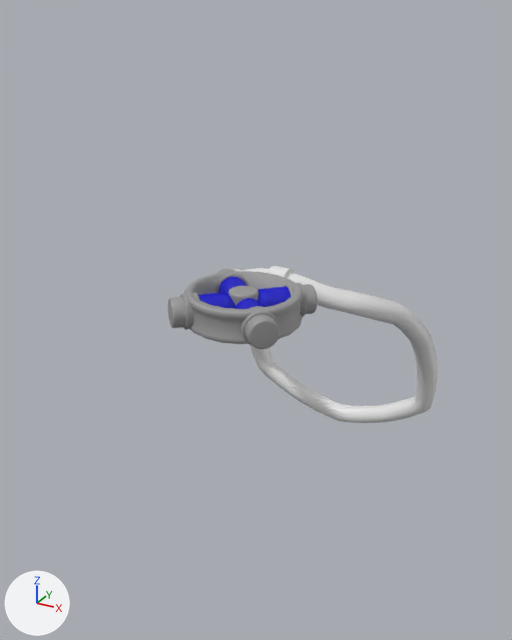
Before and after pictures for a commit that changed the FBX model Objects/Mesh/Equipment/NecklaceLamp.fbx.
One viewpoint serves both versions: a 50 mm camera at (0.0114, -0.0198, 0.01) aimed at (-0.0005, 0.0018, -0.0008). The lights are fixed; the arrows at lower left show +X, +Y and +Z. Where no turn or scale is listed for an object, it has been applied to the vertices. Vertices at the same position are counted once.

Names of what the first picture shows: 'male_outfit_farmhand_jacket_comb.002'.
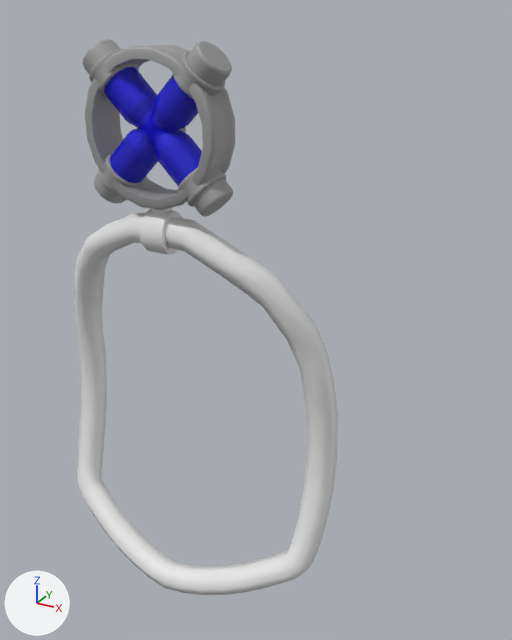
Commit message: Necklace object updated

What differs and where, as boxes [x1, y1, x2, y2] in the pictures (512 x 640 px; the box of a moved part takes in the faces that stretch with it):
'male_outfit_farmhand_jacket_comb.002', reshaped (253% taller): before [168, 266, 438, 423]; after [74, 39, 338, 595]
part 1 of me_male_outfit_farmhand_jacket_comb_002mesh, moved or reshaped: before [267, 266, 294, 278]; after [139, 208, 182, 254]
part 2 of me_male_outfit_farmhand_jacket_comb_002mesh, moved or reshaped: before [228, 286, 259, 305]; after [179, 127, 186, 132]
part 3 of me_male_outfit_farmhand_jacket_comb_002mesh, moved or reshaped: before [216, 270, 263, 309]; after [98, 75, 198, 196]
part 4 of me_male_outfit_farmhand_jacket_comb_002mesh, moved or reshaped: before [218, 269, 231, 273]; after [94, 174, 127, 204]
part 5 of me_male_outfit_farmhand_jacket_comb_002mesh, moved or reshaped: before [245, 314, 280, 349]; after [187, 41, 232, 86]
part 6 of me_male_outfit_farmhand_jacket_comb_002mesh, moved or reshaped: before [241, 306, 279, 345]; after [173, 51, 225, 99]
part 7 of me_male_outfit_farmhand_jacket_comb_002mesh, moved or reshaped: before [198, 283, 307, 317]; after [104, 67, 226, 207]
part 8 of me_male_outfit_farmhand_jacket_comb_002mesh, moved or reshaped: before [303, 284, 317, 314]; after [193, 179, 233, 217]
part 9 of me_male_outfit_farmhand_jacket_comb_002mesh, moved or reshaped: before [168, 296, 186, 328]; after [82, 39, 120, 75]
part 10 of me_male_outfit_farmhand_jacket_comb_002mesh, moved or reshaped: before [180, 292, 200, 330]; after [89, 49, 139, 97]
part 11 of me_male_outfit_farmhand_jacket_comb_002mesh, moved or reshaped: before [184, 271, 303, 344]; after [85, 45, 235, 210]
part 12 of me_male_outfit_farmhand_jacket_comb_002mesh, moved or reshaped: before [232, 268, 438, 423]; after [74, 212, 338, 595]

Edits to the bpy script that builds the scene:
```text
Change me_male_outfit_farmhand_jacket_comb_002mesh:
    where me_male_outfit_farmhand_jacket_comb_002mesh.from_pydata(...)  # 2633 vertices, 4904 faces; spans x -0.00486..0.00486, y -0.00216..0.01039, z -0.00947..0.00117
    used by ob_male_outfit_farmhand_jacket_comb_002; location = (0.0, 0.0, 0.0)
    me_male_outfit_farmhand_jacket_comb_002mesh part 1: the loose piece of 116 vertices spanning x -0.0004..0.0004, y 0.0019..0.00337, z -0.00009..0.00107 is turned -89.7 degrees about the x axis through its middle, then moved by (0.0, -0.00706, 0.00401)
    me_male_outfit_farmhand_jacket_comb_002mesh part 2: the loose piece of 81 vertices spanning x -0.00052..0.00052, y -0.00052..0.00053, z 0.00061..0.00112 is turned -89.7 degrees about the x axis through its middle, then moved by (0.0, -0.00407, 0.00627)
    me_male_outfit_farmhand_jacket_comb_002mesh part 3: the loose piece of 424 vertices spanning x -0.00192..0.00168, y -0.00168..0.00193, z -0.0001..0.00114 is turned -89.7 degrees about the x axis through its middle, then moved by (0.0, -0.00453, 0.0065)
    me_male_outfit_farmhand_jacket_comb_002mesh part 4: the loose piece of 81 vertices spanning x -0.00214..-0.00108, y 0.0011..0.00216, z -0.00001..0.00105 is turned -89.7 degrees about the x axis through its middle, then moved by (0.0, -0.00604, 0.00499)
    me_male_outfit_farmhand_jacket_comb_002mesh part 5: the loose piece of 81 vertices spanning x 0.00109..0.00215, y -0.00216..-0.0011, z 0.00002..0.00108 is turned -89.7 degrees about the x axis through its middle, then moved by (0.0, -0.00275, 0.00822)
    me_male_outfit_farmhand_jacket_comb_002mesh part 6: the loose piece of 211 vertices spanning x 0.00071..0.00193, y -0.00193..-0.00072, z -0.00007..0.00117 is turned -89.7 degrees about the x axis through its middle, then moved by (0.0, -0.00306, 0.00791)
    me_male_outfit_farmhand_jacket_comb_002mesh part 7: the loose piece of 424 vertices spanning x -0.00169..0.00193, y -0.00168..0.00192, z -0.0001..0.00114 is turned -89.7 degrees about the x axis through its middle, then moved by (0.0, -0.00453, 0.0065)
    me_male_outfit_farmhand_jacket_comb_002mesh part 8: the loose piece of 81 vertices spanning x 0.0011..0.00216, y 0.00108..0.00215, z -0.00001..0.00105 is turned -89.7 degrees about the x axis through its middle, then moved by (0.0, -0.00602, 0.00501)
    me_male_outfit_farmhand_jacket_comb_002mesh part 9: the loose piece of 81 vertices spanning x -0.00216..-0.00111, y -0.00215..-0.00108, z 0.00002..0.00108 is turned -89.7 degrees about the x axis through its middle, then moved by (0.0, -0.00277, 0.0082)
    me_male_outfit_farmhand_jacket_comb_002mesh part 10: the loose piece of 211 vertices spanning x -0.00194..-0.00072, y -0.00192..-0.0007, z -0.00007..0.00117 is turned -89.7 degrees about the x axis through its middle, then moved by (0.0, -0.00308, 0.0079)
    me_male_outfit_farmhand_jacket_comb_002mesh part 11: the loose piece of 200 vertices spanning x -0.00202..0.00202, y -0.00203..0.00203, z -0.00005..0.00115 is turned -89.7 degrees about the x axis through its middle, then moved by (0.0, -0.00438, 0.00659)
    me_male_outfit_farmhand_jacket_comb_002mesh part 12: the loose piece of 240 vertices spanning x -0.00486..0.00486, y 0.00233..0.01039, z -0.00947..0.00092 is turned -39.8 degrees about the x axis through its middle, then moved by (0.0, -0.01109, 0.00276)
```
